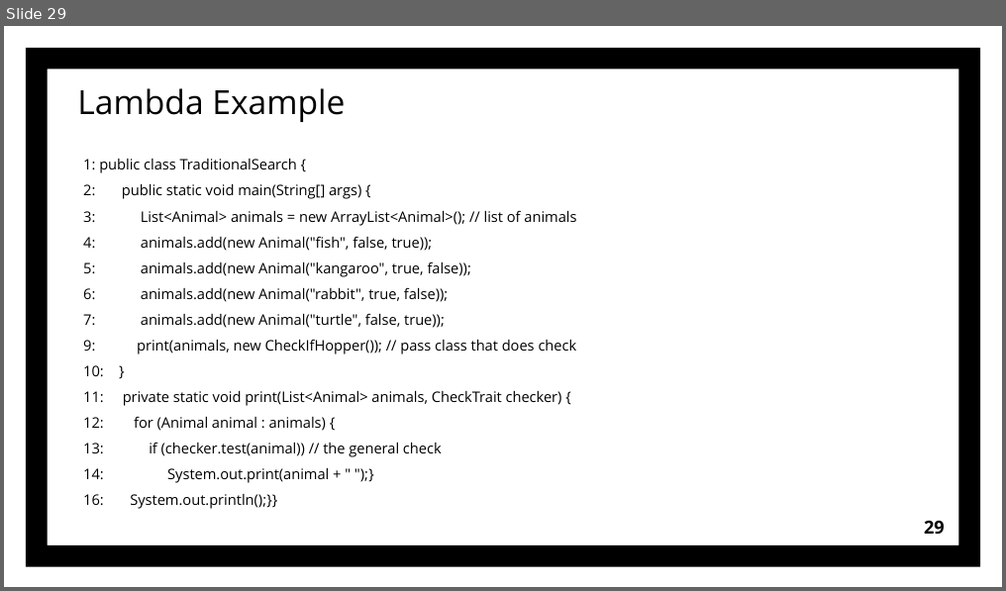
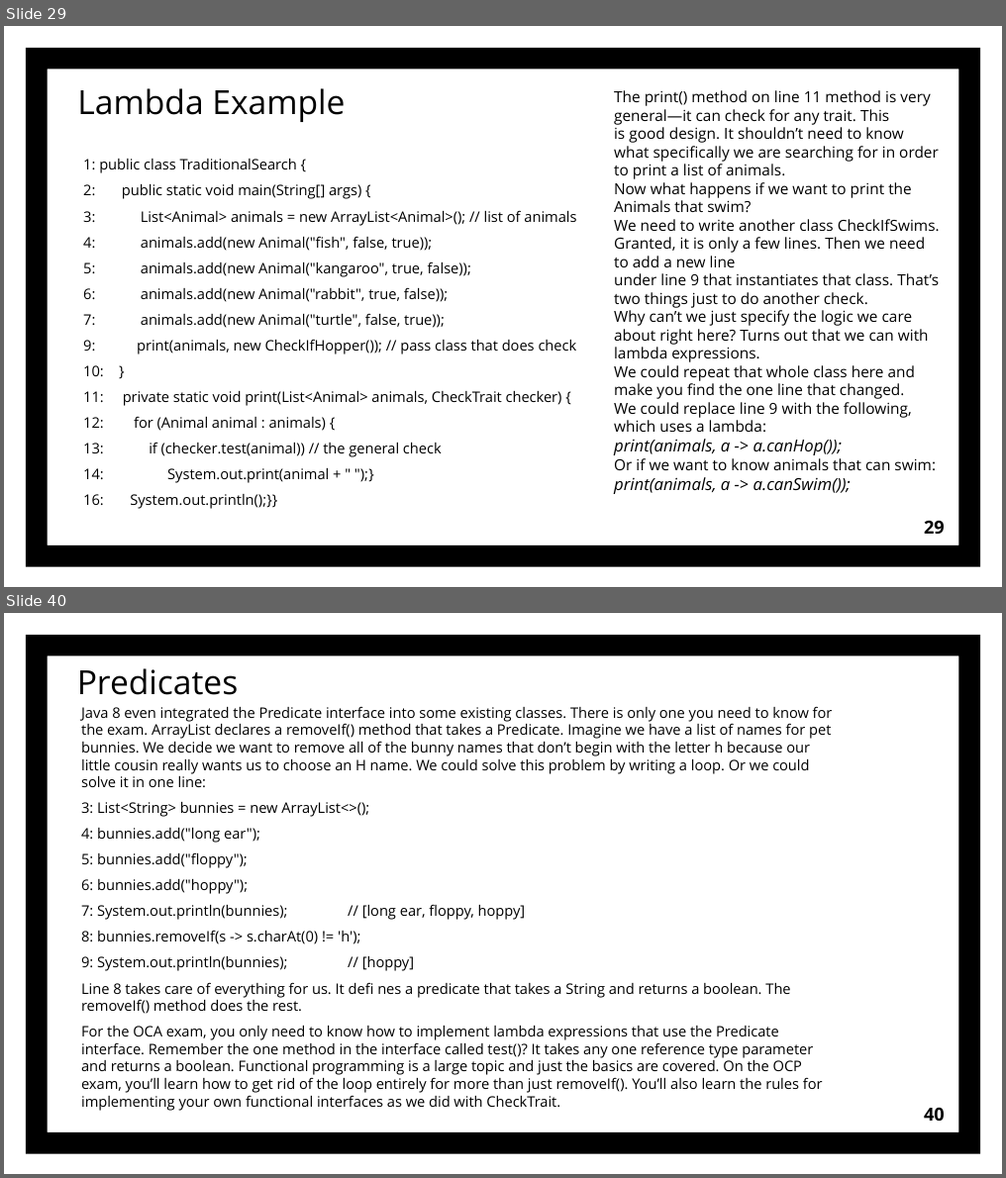
Before and after one commit to Grigory2000/OCATests, a slide deck: OCA Chapter 4 part 3.pptx. Shown one above the other, each under a label of ours: slide 29 before the commit, slides 29 and 40 after it; the slides between them are not shown. The pictures are 1006x591 and 1006x1178 pixels, drawn with LibreOffice and Linux fonts; fonts in the diff are those of the drawing. Boxes give left, top, right and bottom in pixels: in the first picture for what was removed or moved away, otherwise in the second. Text is boxed around its words. In the diff, an @@ line names an element or a change of style, - is before the commit and + after.

Commit message:
lambda commit

```diff
--- a/OCA Chapter 4 part 3.pptx
+++ b/OCA Chapter 4 part 3.pptx
@@ slide 40 added at bbox=[4, 613, 1002, 1174], background #FFFFFF; not listed: 1 template element that a slide beside it also shows @@
@@ title added at bbox=[77, 668, 239, 695], 24 pt, text #000000 @@
+Predicates
@@ text added at bbox=[81, 706, 833, 1111], 10.5 pt, text #000000 @@
+Java 8 even integrated the Predicate interface into some existing classes. There is only one you need to know for the exam. ArrayList declares a removeIf() method that takes a Predicate. Imagine we have a list of names for pet bunnies. We decide we want to remove all of the bunny names that don’t begin with the letter h because our little cousin really wants us to choose an H name. We could solve this problem by writing a loop. Or we could solve it in one line:
+3: List<String> bunnies = new ArrayList<>();
+4: bunnies.add("long ear");
+5: bunnies.add("floppy");
+6: bunnies.add("hoppy");
+7: System.out.println(bunnies); // [long ear, floppy, hoppy]
+8: bunnies.removeIf(s -> s.charAt(0) != 'h');
+9: System.out.println(bunnies); // [hoppy]
+Line 8 takes care of everything for us. It defi nes a predicate that takes a String and returns a boolean. The removeIf() method does the rest.
+For the OCA exam, you only need to know how to implement lambda expressions that use the Predicate interface. Remember the one method in the interface called test()? It takes any one reference type parameter and returns a boolean. Functional programming is a large topic and just the basics are covered. On the OCP exam, you’ll learn how to get rid of the loop entirely for more than just removeIf(). You’ll also learn the rules for implementing your own functional interfaces as we did with CheckTrait.
@@ page number added at bbox=[924, 1107, 944, 1121], 13 pt, text #000000, bold @@
+40
@@ slide 29 changed as well @@
@@ text added at bbox=[614, 90, 940, 494], 11 pt, text #000000 @@
+The print() method on line 11 method is very general—it can check for any trait. This
+is good design. It shouldn’t need to know what specifically we are searching for in order to print a list of animals.
+Now what happens if we want to print the Animals that swim?
+We need to write another class CheckIfSwims. Granted, it is only a few lines. Then we need to add a new line
+under line 9 that instantiates that class. That’s two things just to do another check.
+Why can’t we just specify the logic we care about right here? Turns out that we can with
+lambda expressions.
+We could repeat that whole class here and make you find the one line that changed.
+We could replace line 9 with the following, which uses a lambda:
+print(animals, a -> a.canHop());
+Or if we want to know animals that can swim:
+print(animals, a -> a.canSwim());
```
Also in this commit, not shown: 6 other slides changed, 10 other slides added, 31 other files.
